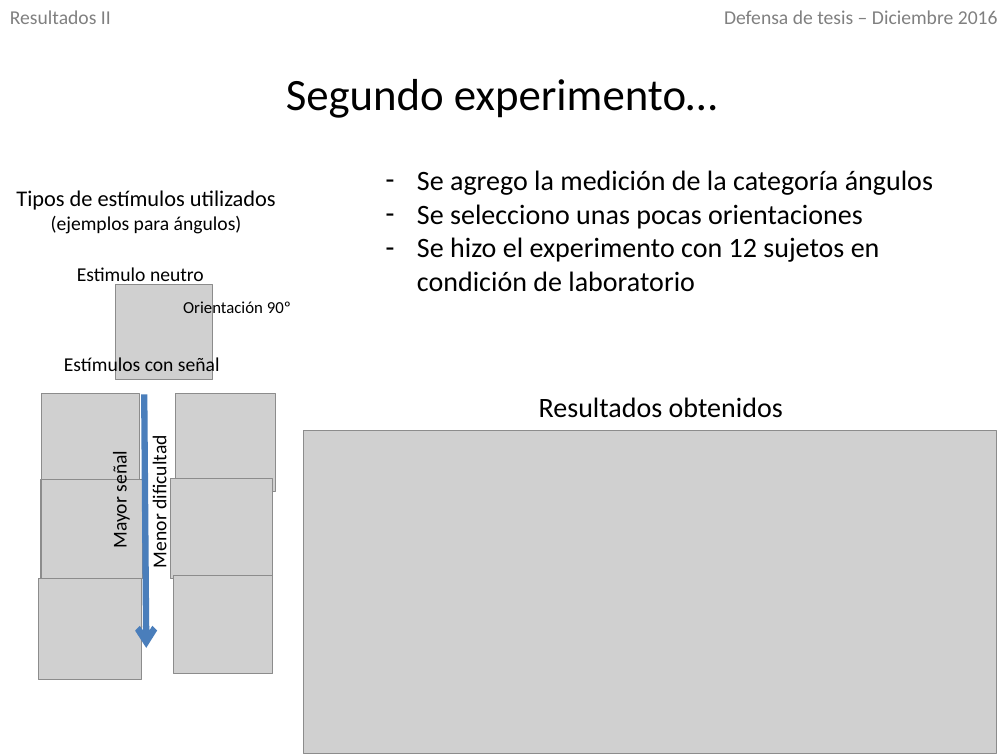
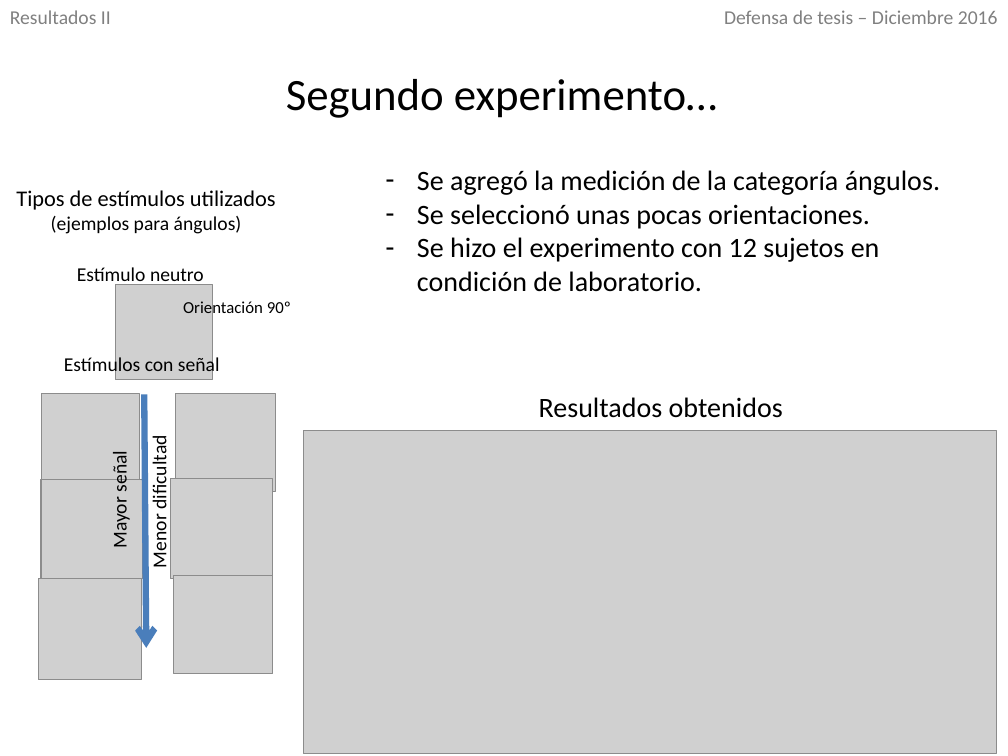
Before and after one commit to IoniUTDT/RedaccionTesis, a slide deck: slide 19 of Defensa/Cosas para usar/Defensa.pptx. Drawn at 1008x756 pixels with LibreOffice and Linux fonts; fonts in the diff are those of the drawing; grey boxes stand for pictures. Boxes give left, top, right and bottom in pixels: in the first picture for what was removed or moved away, otherwise in the second. Text is boxed around its words. In the diff, an @@ line names an element or a change of style, - is before the commit and + after.

```diff
--- a/Defensa/Cosas para usar/Defensa.pptx
+++ b/Defensa/Cosas para usar/Defensa.pptx
@@ text at (417, 170, 940, 292): text changed @@
-– Se agrego la medición de la categoría ángulos
-– Se selecciono unas pocas orientaciones
-– Se hizo el experimento con 12 sujetos en condición de laboratorio
+– Se agregó la medición de la categoría ángulos.
+– Se seleccionó unas pocas orientaciones.
+– Se hizo el experimento con 12 sujetos en condición de laboratorio.
```
Also in this commit, not shown: 20 other slides changed, 1 other file.
